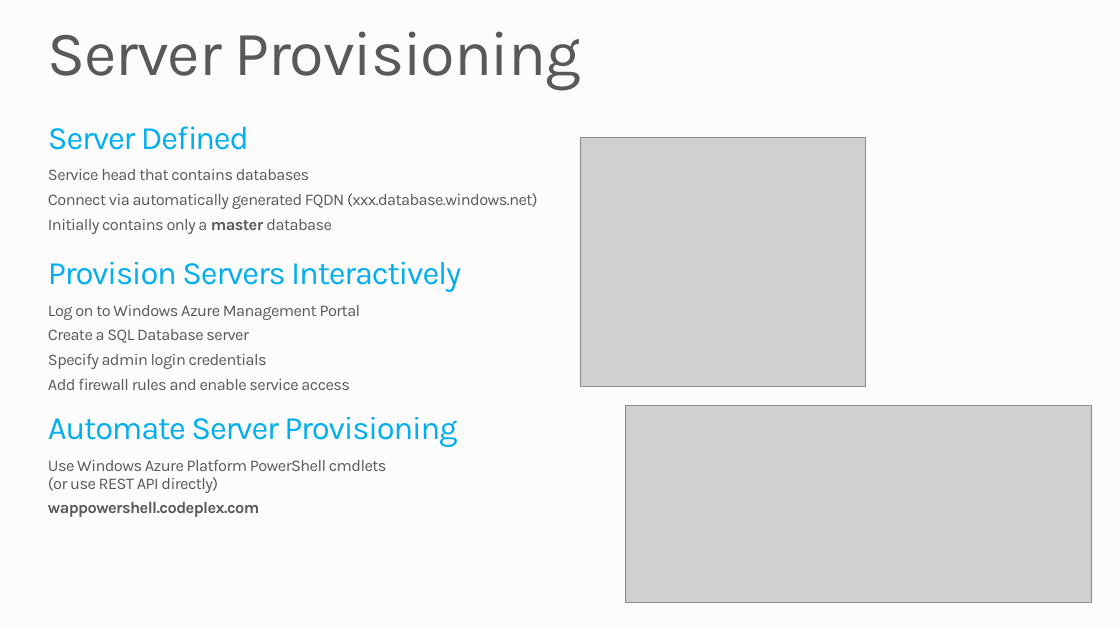
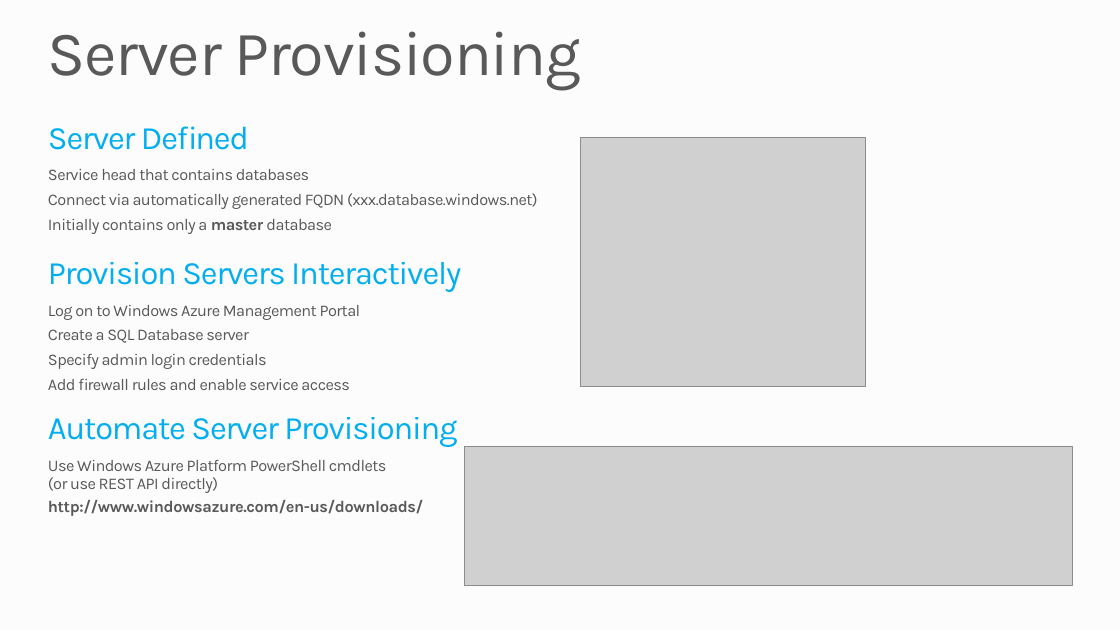
Before and after one commit to mcollier/PRESENTATION-SQLDatabase, a slide deck: slide 10 of SQLDatabase.pptx. Drawn at 1120x630 pixels with LibreOffice and Linux fonts; fonts in the diff are those of the drawing; grey boxes stand for pictures; background and template pictures are left out. Boxes give left, top, right and bottom in pixels: in the first picture for what was removed or moved away, otherwise in the second. Text is boxed around its words. In the diff, an @@ line names an element or a change of style, - is before the commit and + after.

Commit message:
Updating 'Server Provisioning' slide (#10)
Added correct URL for PowerShell cmdlets and new screenshot for using
cmdlets to create a new server.

```diff
--- a/SQLDatabase.pptx
+++ b/SQLDatabase.pptx
@@ picture: place and size @@
-picture at bbox=[626, 406, 1091, 602]
+picture at bbox=[464, 447, 1072, 586]
@@ text at bbox=[48, 500, 423, 516]: text changed @@
-  wappowershell.codeplex.com
+  http://www.windowsazure.com/en-us/downloads/
```
